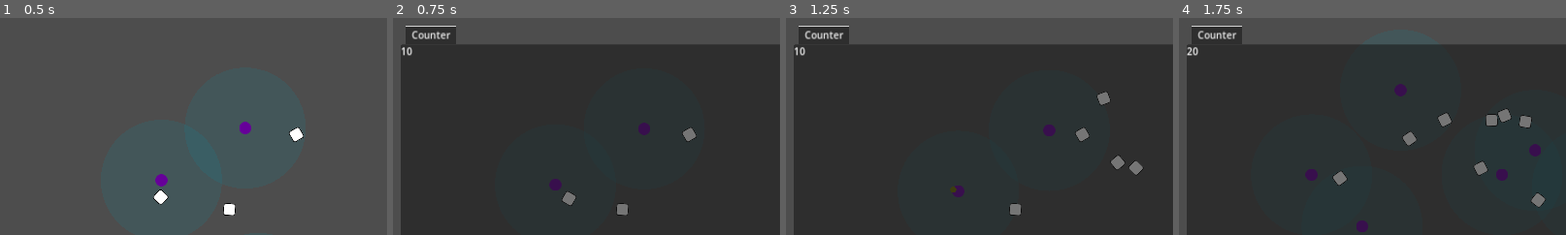
Above: before the commit, frames 1-4 (left to right).
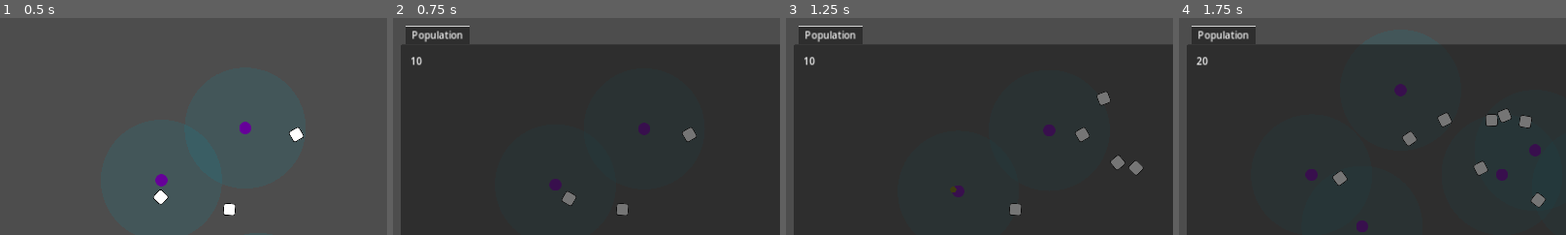
Above: after the commit, the same moments.

Repository: wivest/Natural-Selection
Game: Godot game, scene res://main.tscn
Two runs of this game, one before a commit and one after it. Both use one fixed random seed, a clock stepped at 60 frames per second and the inputs below.
Inputs:
- Up to frame 1 (0.5 s): no input
- Up to frame 2 (0.75 s): click "Statistics" at 0.5 s
- Up to frame 3 (1.25 s): no input
- Up to frame 4 (1.75 s): click "Restart" at 1.25 s
The pictures show only the part of the screen within x 0-50%, y 0-50%; the shares and areas given below are measured in that part.

Frame 1 is identical in both runs. In frame 2, 0.7% of the frame differs, in the area x 2-20%, y 3-22%; in frame 3, 0.7%; in frame 4, 0.7%.

Commit message:
feat: create statistics scene

Diff:
--- a/main.tscn
+++ b/main.tscn
@@ -3,7 +3,7 @@
 [ext_resource type="PackedScene" uid="uid://bt534pqa6bbnk" path="res://field/field.tscn" id="1_pyuv2"]
 [ext_resource type="Script" path="res://ui/tabs/manager.gd" id="2_ki502"]
 [ext_resource type="PackedScene" uid="uid://d0kcmg1d3jhci" path="res://ui/tabs/settings/settings.tscn" id="3_206st"]
-[ext_resource type="Script" path="res://ui/tabs/statistics/counter.gd" id="5_7rui8"]
+[ext_resource type="PackedScene" uid="uid://thhd74d7nm65" path="res://ui/tabs/statistics/statistics.tscn" id="4_2e1bb"]
 [ext_resource type="PackedScene" uid="uid://b6hsim7etwda0" path="res://ui/bar/bar.tscn" id="5_w3kug"]
 
 [node name="Main" type="Node"]
@@ -50,18 +50,9 @@
 visible = false
 layout_mode = 1
 
-[node name="Statistics" type="TabContainer" parent="GUI/Parameters/VBoxContainer/Tabs"]
+[node name="Statistics" parent="GUI/Parameters/VBoxContainer/Tabs" instance=ExtResource("4_2e1bb")]
 visible = false
 layout_mode = 1
-anchors_preset = 15
-anchor_right = 1.0
-anchor_bottom = 1.0
-grow_horizontal = 2
-grow_vertical = 2
-
-[node name="Counter" type="Label" parent="GUI/Parameters/VBoxContainer/Tabs/Statistics"]
-layout_mode = 2
-script = ExtResource("5_7rui8")
 
 [node name="Bar" parent="GUI/Parameters/VBoxContainer" instance=ExtResource("5_w3kug")]
 layout_mode = 2
--- /dev/null
+++ b/ui/tabs/statistics/population/chart.gd
@@ -0,0 +1 @@
+extends Control
--- /dev/null
+++ b/ui/tabs/statistics/population/chart.tscn
@@ -0,0 +1,12 @@
+[gd_scene load_steps=2 format=3 uid="uid://bybyo71adhl4m"]
+
+[ext_resource type="Script" path="res://ui/tabs/statistics/population/chart.gd" id="1_028un"]
+
+[node name="Graph" type="Control"]
+layout_mode = 3
+anchors_preset = 15
+anchor_right = 1.0
+anchor_bottom = 1.0
+grow_horizontal = 2
+grow_vertical = 2
+script = ExtResource("1_028un")
--- /dev/null
+++ b/ui/tabs/statistics/statistics.tscn
@@ -0,0 +1,29 @@
+[gd_scene load_steps=3 format=3 uid="uid://thhd74d7nm65"]
+
+[ext_resource type="PackedScene" uid="uid://bybyo71adhl4m" path="res://ui/tabs/statistics/population/chart.tscn" id="1_7me1r"]
+[ext_resource type="Script" path="res://ui/tabs/statistics/population/counter.gd" id="1_epolv"]
+
+[node name="Statistics" type="TabContainer"]
+anchors_preset = 15
+anchor_right = 1.0
+anchor_bottom = 1.0
+grow_horizontal = 2
+grow_vertical = 2
+
+[node name="Population" type="MarginContainer" parent="."]
+layout_mode = 2
+theme_override_constants/margin_left = 16
+theme_override_constants/margin_top = 16
+theme_override_constants/margin_right = 16
+theme_override_constants/margin_bottom = 16
+
+[node name="Population" type="VBoxContainer" parent="Population"]
+layout_mode = 2
+
+[node name="Counter" type="Label" parent="Population/Population"]
+layout_mode = 2
+script = ExtResource("1_epolv")
+
+[node name="Graph" parent="Population/Population" instance=ExtResource("1_7me1r")]
+layout_mode = 2
+size_flags_vertical = 3
Renamed: ui/tabs/statistics/counter.gd -> ui/tabs/statistics/population/counter.gd
